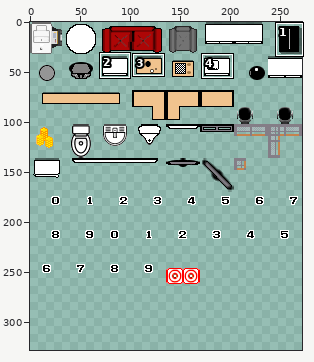
Two versions of one sprite sheet, objectstileset.png. Above, an overview of the earlier version with the close-up marked.
Close-up. First the earlier version:
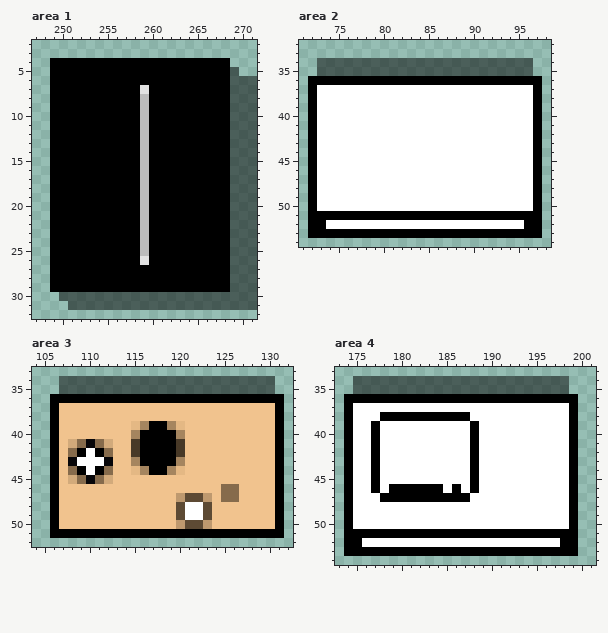
The file is 272x272 pixels. Pixels under 10% opacity are left out. Colours within 5 levels of each other are drawn and written as one. Shown: area 1: x 247..271, y 2..32; area 2: x 71..98, y 32..54; area 3: x 104..132, y 33..52; area 4: x 173..201, y 33..54. The old version is drawn lined up with the new one, on the new canvas. The wide view leaves out empty margins. The commit also changed other parts of the picture, which this record leaves out.
After the commit:
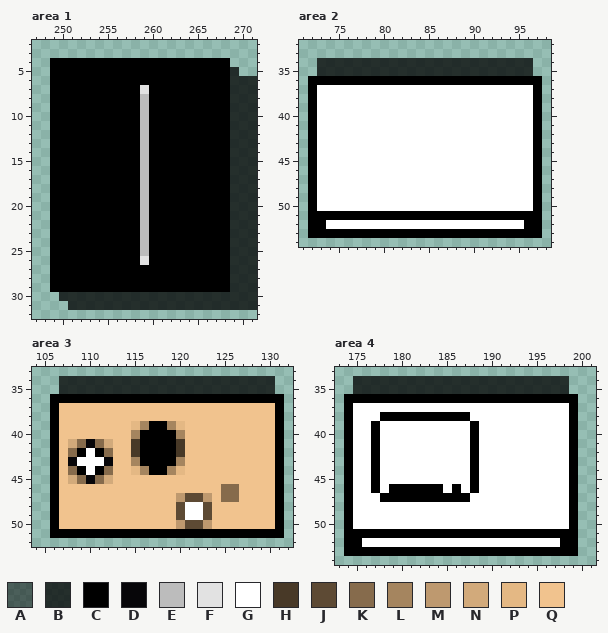
Palette (. is transparent): A #00000080  B #000000c0  C #000000  D #070609  E #bcbcbc  F #e2e2e2  G #ffffff  H #483927  J #5d4a34  K #866b4c  L #a5855f  M #be996f  N #d2aa7b  P #e4b884  Q #f1c38e
Changes in this commit:
canvas 272x272 -> 272x544
Area 1:
Colour A becomes colour B in row 5 at x 269; in rows 6 to 29 at x 269 to 271; in row 30 at x 250 to 271; in row 31 at x 251 to 271.
Area 2:
Colour A becomes colour B in rows 34 to 35 at x 73 to 96.
Area 3:
Colour A becomes colour B in rows 34 to 35 at x 107 to 130.
Area 4:
Colour A becomes colour B in rows 34 to 35 at x 175 to 198.
Where, in picture pixels (left, top, right, bottom), the same in both close-ups:
changed: (59, 67, 257, 310)
changed: (317, 58, 533, 76)
changed: (59, 376, 275, 394)
changed: (353, 376, 569, 394)
